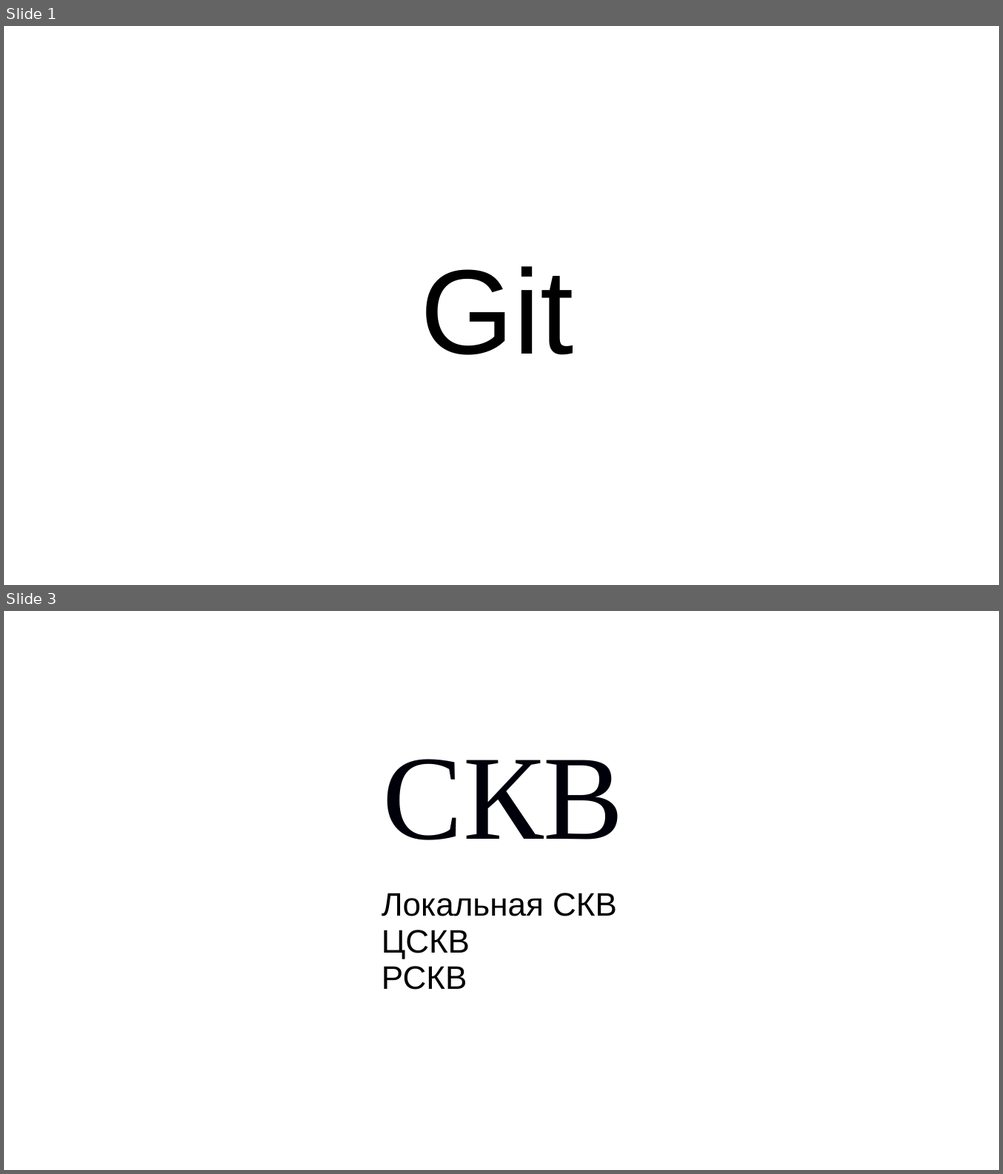
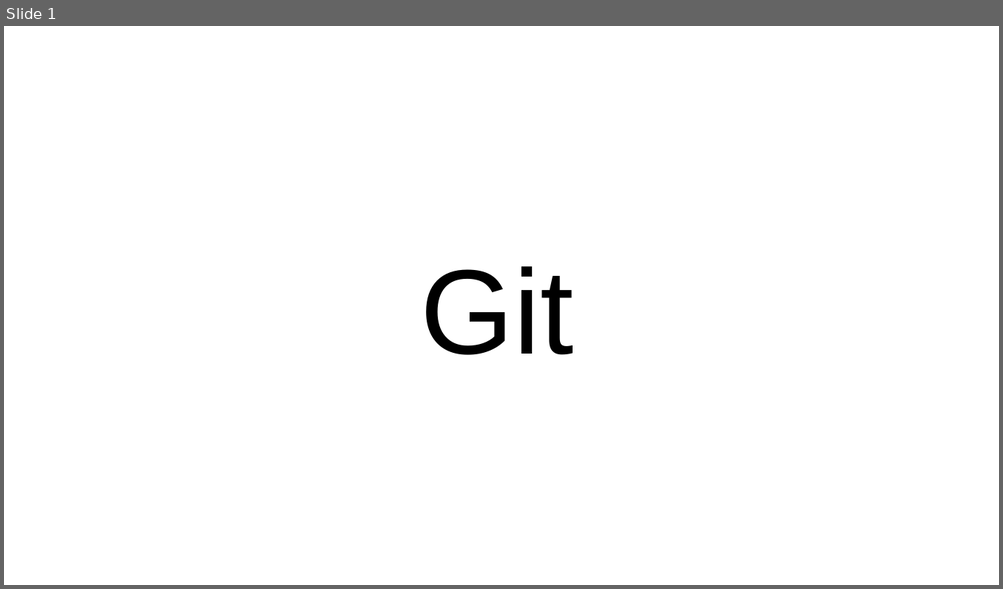
Before and after one commit to AndreyBezverkhniy/lectures, a slide deck: Git/slides.ppt. Shown one above the other, each under a label of ours: slides 1 and 3 before the commit, slide 1 after it; the slides between them are not shown. The pictures are 1003x1174 and 1003x589 pixels, drawn with LibreOffice and Linux fonts; fonts in the diff are those of the drawing. Boxes give left, top, right and bottom in pixels: in the first picture for what was removed or moved away, otherwise in the second. Text is boxed around its words. In the diff, an @@ line names an element or a change of style, - is before the commit and + after.

```diff
--- a/Git/slides.ppt
+++ b/Git/slides.ppt
@@ slide 3 removed at (4,611,999,1170), background #FFFFFF @@
@@ text removed at (383,759,623,840) @@
-СКВ
@@ text removed at (381,893,617,990) @@
-Локальная СКВ
-ЦСКВ
-РСКВ
```
Also in this commit, not shown: 1 slide changed, 5 slides added, 1 other slide removed, 5 other files.
